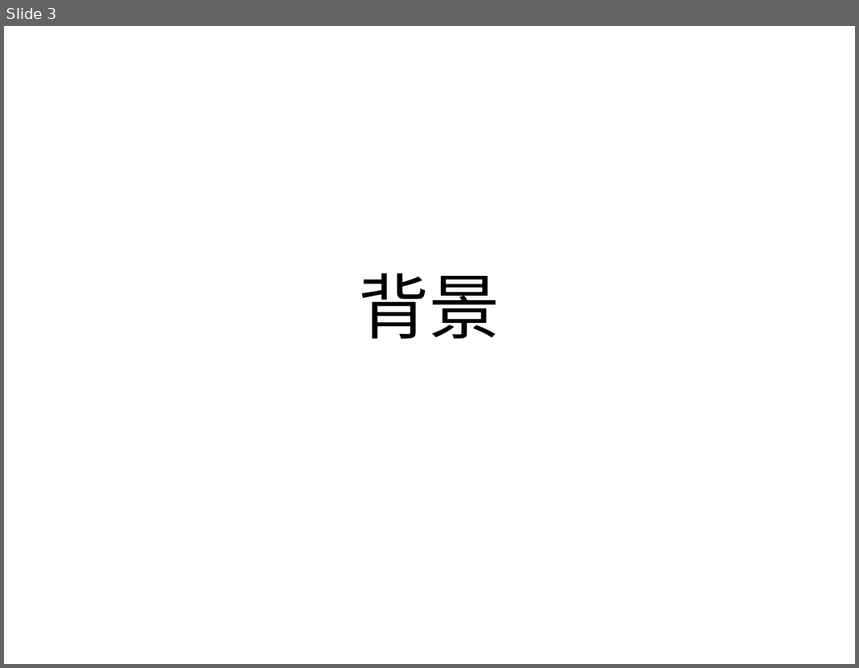
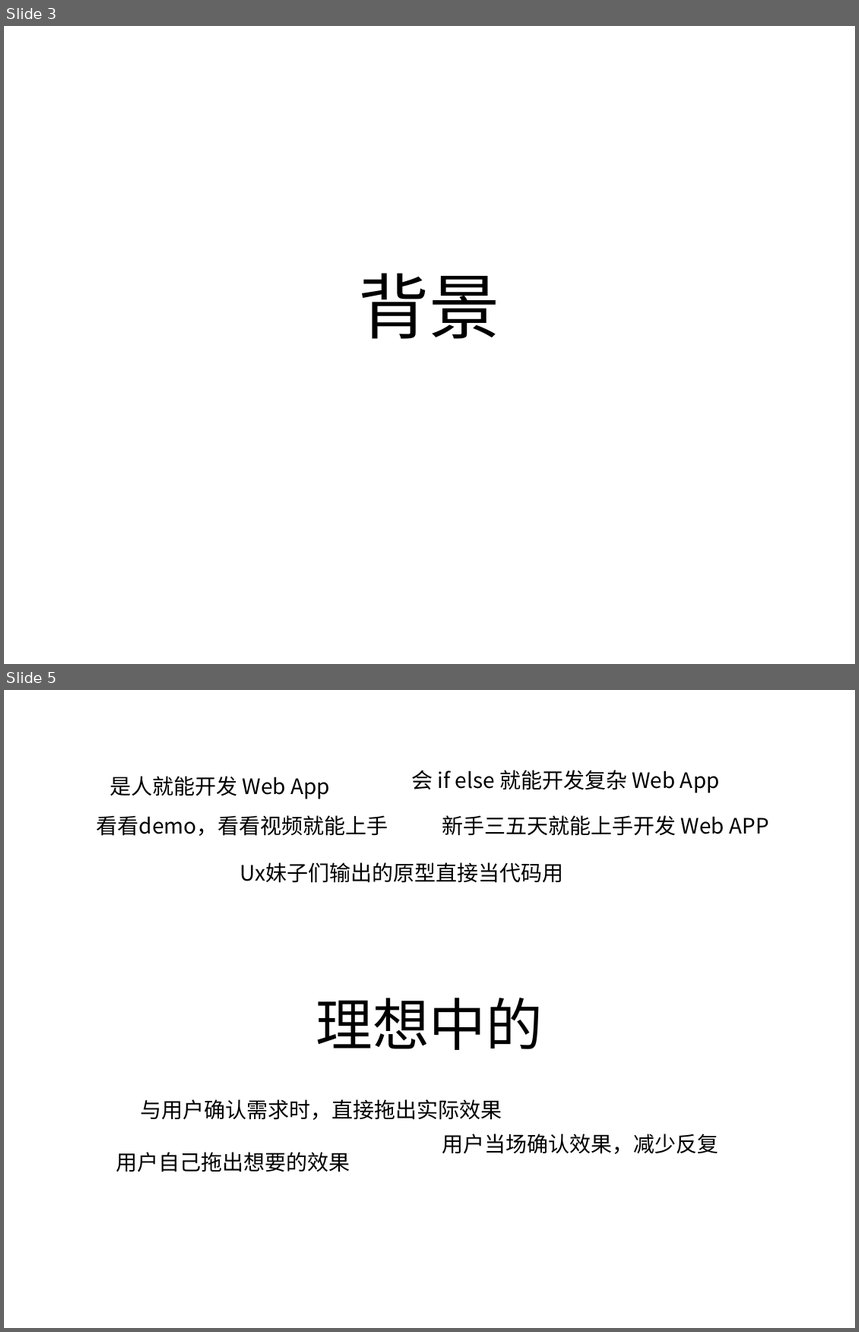
Before and after one commit to yibit/jigsaw, a slide deck: 让任何人迅速成为大前端开发者.pptx. Shown one above the other, each under a label of ours: slide 3 before the commit, slides 3 and 5 after it; the slides between them are not shown. The pictures are 859x668 and 859x1332 pixels, drawn with LibreOffice and Linux fonts; fonts in the diff are those of the drawing. Boxes give left, top, right and bottom in pixels: in the first picture for what was removed or moved away, otherwise in the second. Text is boxed around its words. In the diff, an @@ line names an element or a change of style, - is before the commit and + after.

```diff
--- a/让任何人迅速成为大前端开发者.pptx
+++ b/让任何人迅速成为大前端开发者.pptx
@@ slide 5 added at (x1=4, y1=690, x2=855, y2=1328), background #FFFFFF @@
@@ text added at (x1=110, y1=776, x2=331, y2=799), 18 pt, text #000000 @@
+是人就能开发 Web App
@@ text added at (x1=411, y1=770, x2=720, y2=793), 18 pt, text #000000 @@
+会 if else 就能开发复杂 Web App
@@ text added at (x1=97, y1=815, x2=389, y2=836), 18 pt, text #000000 @@
+看看demo，看看视频就能上手
@@ text added at (x1=443, y1=815, x2=769, y2=836), 18 pt, text #000000 @@
+新手三五天就能上手开发 Web APP
@@ text added at (x1=240, y1=863, x2=564, y2=883), 18 pt, text #000000 @@
+Ux妹子们输出的原型直接当代码用
@@ title added at (x1=316, y1=998, x2=544, y2=1050), 48 pt, text #000000 @@
+理想中的
@@ text added at (x1=141, y1=1100, x2=503, y2=1120), 18 pt, text #000000 @@
+与用户确认需求时，直接拖出实际效果
@@ text added at (x1=443, y1=1134, x2=719, y2=1154), 18 pt, text #000000 @@
+用户当场确认效果，减少反复
@@ text added at (x1=116, y1=1152, x2=351, y2=1173), 18 pt, text #000000 @@
+用户自己拖出想要的效果
```
Also in this commit, not shown: 2 slides changed, 22 other slides added.
